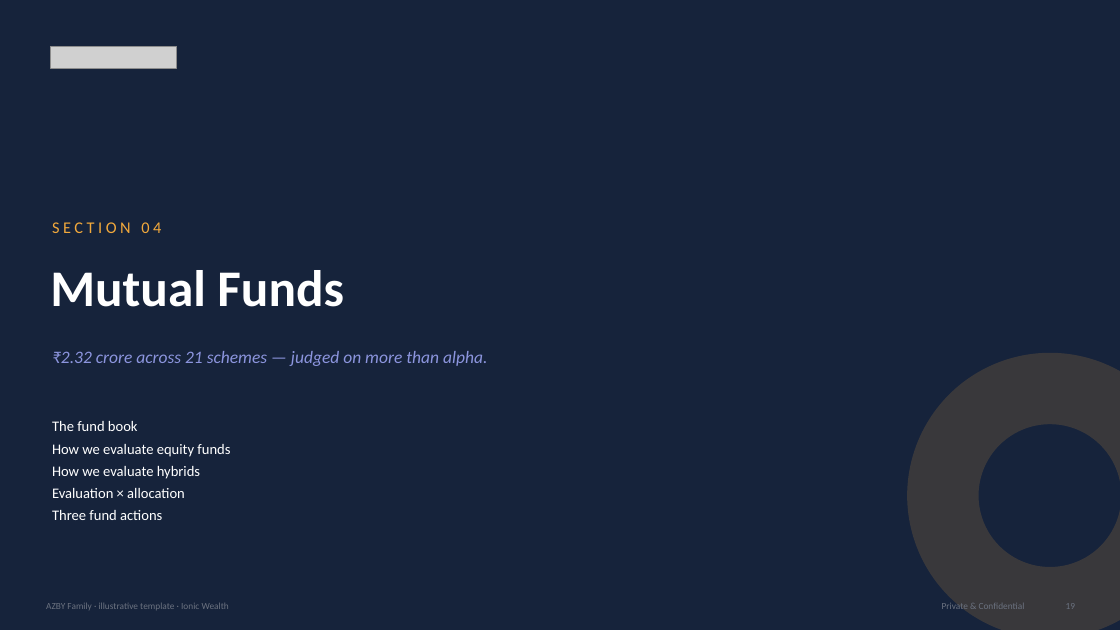
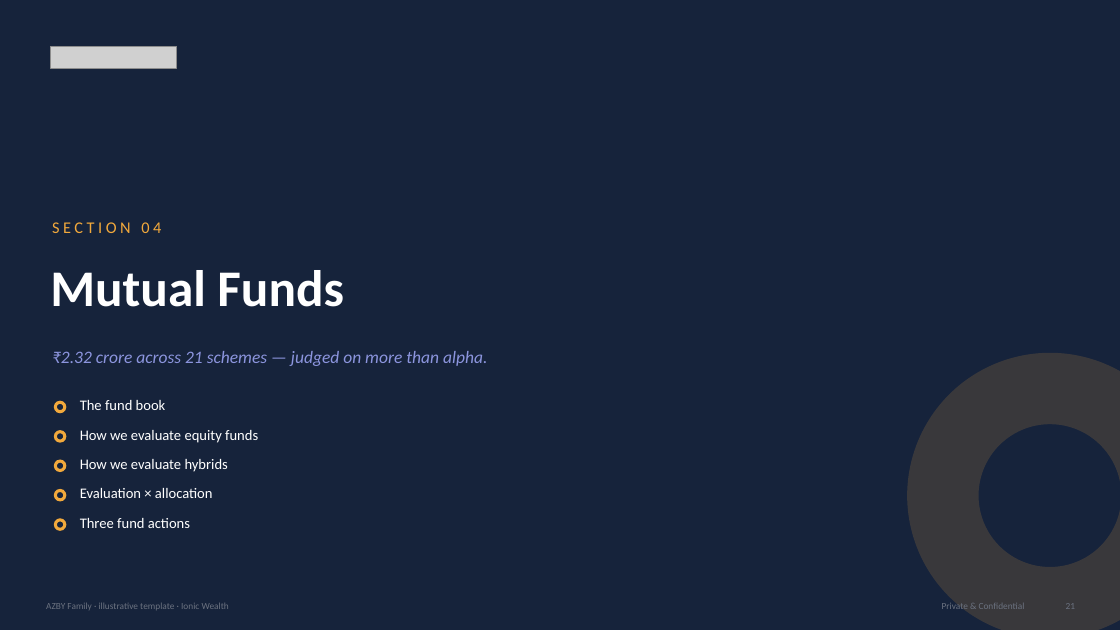
Before and after one commit to shreyas1gupta-wq/claude-demo, a slide deck: slide 22 of template/AZBY_Portfolio_Review_Template.pptx (slide 20 before the commit). Drawn at 1120x630 pixels with LibreOffice and Linux fonts; fonts in the diff are those of the drawing; grey boxes stand for pictures. Boxes give left, top, right and bottom in pixels: in the first picture for what was removed or moved away, otherwise in the second. Text is boxed around its words. In the diff, an @@ line names an element or a change of style, - is before the commit and + after.

```diff
--- a/template/AZBY_Portfolio_Review_Template.pptx
+++ b/template/AZBY_Portfolio_Review_Template.pptx
@@ donut added at (54, 401, 66, 413), fill #F2A93C @@
@@ text added at (80, 400, 166, 410), 12.5 pt, text #FFFFFF @@
+The fund book
@@ text at (52, 421, 138, 431): paragraph removed @@
-The fund book
@@ donut added at (54, 430, 66, 443), fill #F2A93C @@
@@ text "How we evaluate equity funds": place and size @@
-text "How we evaluate equity funds" at (52, 421, 230, 520)
+text "How we evaluate equity funds" at (80, 430, 258, 443)
@@ text "How we evaluate equity funds" at (80, 430, 258, 443): less space between paragraphs @@
@@ text at (52, 466, 200, 520): paragraphs removed @@
-How we evaluate hybrids
-Evaluation × allocation
-Three fund actions
@@ donut added at (54, 460, 66, 472), fill #F2A93C @@
@@ text added at (80, 459, 228, 472), 12.5 pt, text #FFFFFF @@
+How we evaluate hybrids
@@ donut added at (54, 489, 66, 502), fill #F2A93C @@
@@ text added at (80, 488, 213, 498), 12.5 pt, text #FFFFFF @@
+Evaluation × allocation
@@ donut added at (54, 518, 66, 531), fill #F2A93C @@
@@ text added at (80, 518, 190, 528), 12.5 pt, text #FFFFFF @@
+Three fund actions
```
Also in this commit, not shown: 37 other slides changed, 7 slides added, 11 other files.
